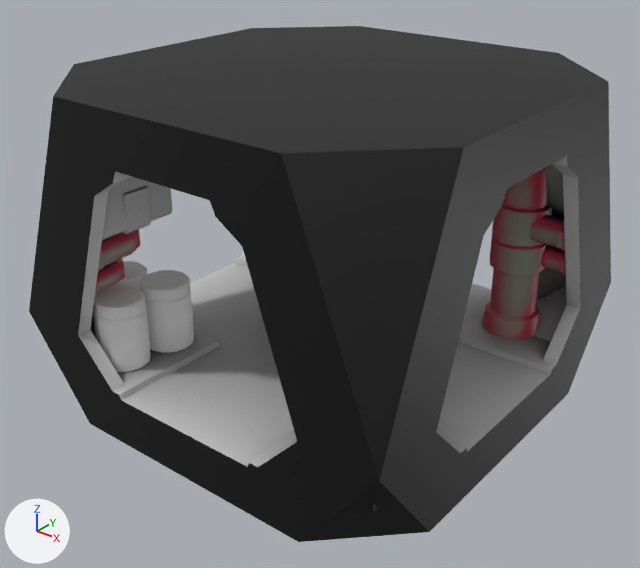
Before and after pictures for a commit that changed the glTF model assets/models/pcg_modules/mod_Cross.glb.
One viewpoint serves both versions: a 50 mm lens placed at (5.9, -7.57, 5.41), pointed at (0.05, -0.25, 0.87). Every picture has the same lights, and +X, +Y and +Z are marked at lower left. Vertices at the same position are counted once.
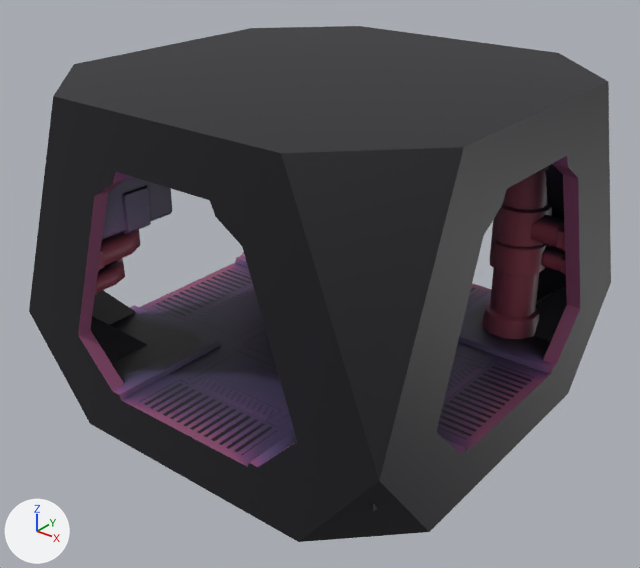
What differs and where, as boxes [x1, y1, x2, y2] in the pictures (640 x 568 px):
```json
{"object": "Plane.096", "change": "surface changed", "before": [75, 153, 583, 470], "after": [75, 153, 583, 470]}
{"object": "Plane.078", "change": "deleted", "before": [482, 166, 566, 339], "on screen": "brown"}
{"object": "Cylinder.081", "change": "deleted", "before": [93, 286, 151, 373]}
{"object": "Cylinder.083", "change": "deleted", "before": [140, 270, 194, 353]}
{"object": "Plane.077", "change": "deleted", "before": [95, 229, 140, 295], "on screen": "brown"}
{"object": "Cylinder.082", "change": "deleted", "before": [100, 261, 148, 292]}
{"part": 1, "of": "me_plane_052", "change": "added", "after": [482, 166, 566, 339], "on screen": "brown"}
{"part": 2, "of": "me_plane_052", "change": "added", "after": [95, 229, 140, 295], "on screen": "brown"}
{"part": 3, "of": "me_plane_052", "change": "surface changed", "before": [235, 258, 552, 374], "after": [235, 258, 552, 374], "on screen": "grey to purple"}
```

The change, as JSON lines over the scene's bpy script:
```json
{"op": "add", "block": "img_pipes_psd", "code": ["img_pipes_psd = load_image('PIPES.psd', '_unpacked/PIPES.psd', 1024, 1024, 'sRGB')"]}
{"op": "add", "block": "img_seg_cross", "code": ["img_seg_cross = load_image('seg_Cross', '_unpacked/seg_Cross', 1024, 1024, 'sRGB')"]}
{"op": "set", "path": "mat_m_pipes.texture", "old": "img_pipes", "new": "img_pipes_psd"}
{"op": "set", "path": "mat_m_seg_cross.texture", "old": "img_ao_seg_cross", "new": "img_seg_cross"}
{"block": "me_plane_052", "where": "# used by ob_plane_096; location = (0.0, 0.0, 0.0)"}
{"op": "remove", "block": "me_plane_052", "code": "me_plane_052.from_pydata(...)  # 313 vertices, 614 faces; spans x -2.5..2.5, y -2.5..2.5, z -0.59..3.29"}
{"op": "add", "block": "me_plane_052", "code": "me_plane_052.from_pydata(...)  # 1213 vertices, 2138 faces; spans x -2.5..2.5, y -2.5..2.5, z -0.59..3.29"}
{"block": "me_plane_052", "change": "me_plane_052 part 1: 324 vertices added at x 1.27..2.33, y 1.27..2.33, z 0.05..2.45"}
{"block": "me_plane_052", "change": "me_plane_052 part 2: 168 vertices added at x -2.33..-1.36, y -2.33..-1.36, z 0.91..1.69"}
{"block": "me_plane_052", "change": "me_plane_052 part 3: 23 kept faces spanning x -2.5..2.5, y -2.33..0.97, z 0.0..2.37 get new texture (UV) coordinates"}
{"op": "add", "block": "me_plane_052", "code": "me_plane_052.materials.append(mat_m_pipes)  # picture img_pipes_psd"}
{"op": "remove", "block": "ob_plane_077", "code": ["ob_plane_077 = bpy.data.objects.new('Plane.077', me_plane_045)", "ob_plane_077.location = (0.0, 0.0, 0.0)"]}
{"op": "remove", "block": "ob_plane_078", "code": ["ob_plane_078 = bpy.data.objects.new('Plane.078', me_plane_046)", "ob_plane_078.location = (0.0, 0.0, 0.0)"]}
{"op": "remove", "block": "ob_cylinder_081", "code": ["ob_cylinder_081 = bpy.data.objects.new('Cylinder.081', me_cylinder_024)", "ob_cylinder_081.location = (0.0, 0.0, 0.0)"]}
{"op": "remove", "block": "ob_cylinder_082", "code": ["ob_cylinder_082 = bpy.data.objects.new('Cylinder.082', me_cylinder_025)", "ob_cylinder_082.location = (0.0, 0.0, 0.0)"]}
{"op": "remove", "block": "ob_cylinder_083", "code": ["ob_cylinder_083 = bpy.data.objects.new('Cylinder.083', me_cylinder_026)", "ob_cylinder_083.location = (0.0, 0.0, 0.0)"]}
```
